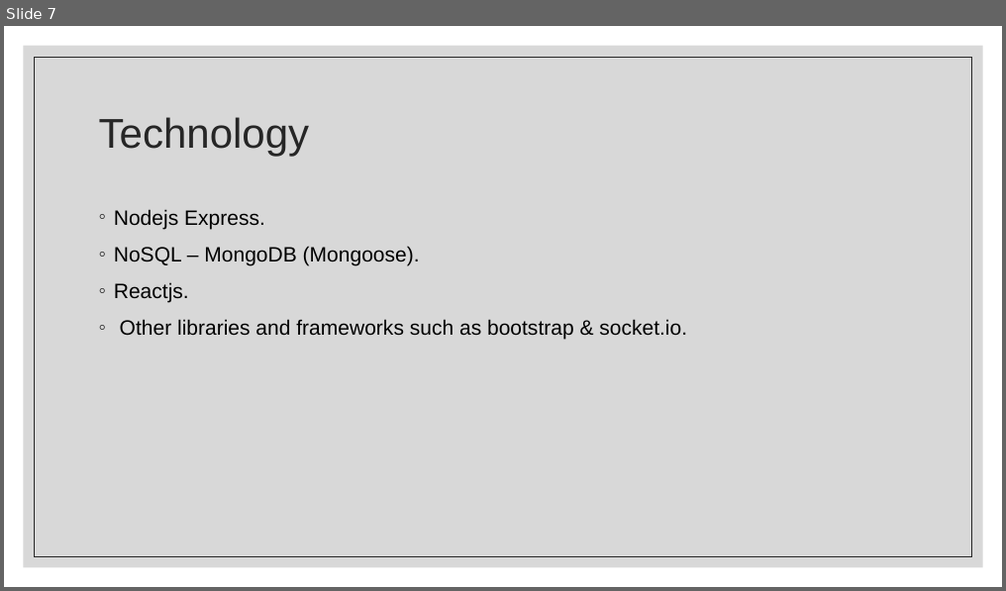
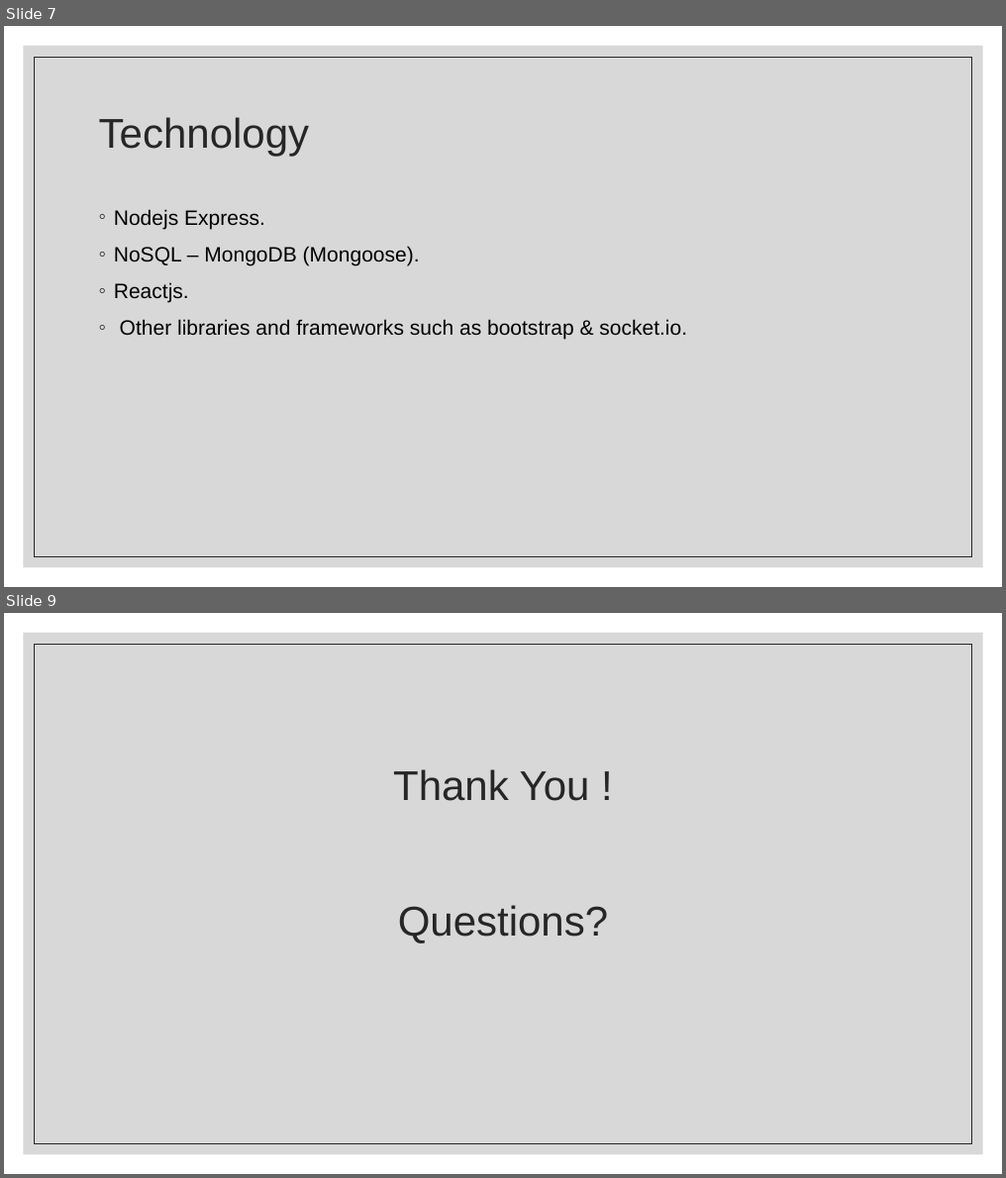
Before and after one commit to 04rookie/dissertationProject, a slide deck: documents/Presentation.pptx. Shown one above the other, each under a label of ours: slide 7 before the commit, slides 7 and 9 after it; the slides between them are not shown. The pictures are 1006x591 and 1006x1178 pixels, drawn with LibreOffice and Linux fonts; fonts in the diff are those of the drawing. Boxes give left, top, right and bottom in pixels: in the first picture for what was removed or moved away, otherwise in the second. Text is boxed around its words. In the diff, an @@ line names an element or a change of style, - is before the commit and + after.

```diff
--- a/documents/Presentation.pptx
+++ b/documents/Presentation.pptx
@@ slide 9 added at [4,613,1002,1174], background #FFFFFF; not listed: 2 template elements that a slide beside it also shows @@
@@ title added at [393,769,608,944], 40 pt, text #262626 @@
+Thank You !
+Questions?
```
Also in this commit, not shown: 2 slides changed, 1 other slide added, 1 slide removed.
